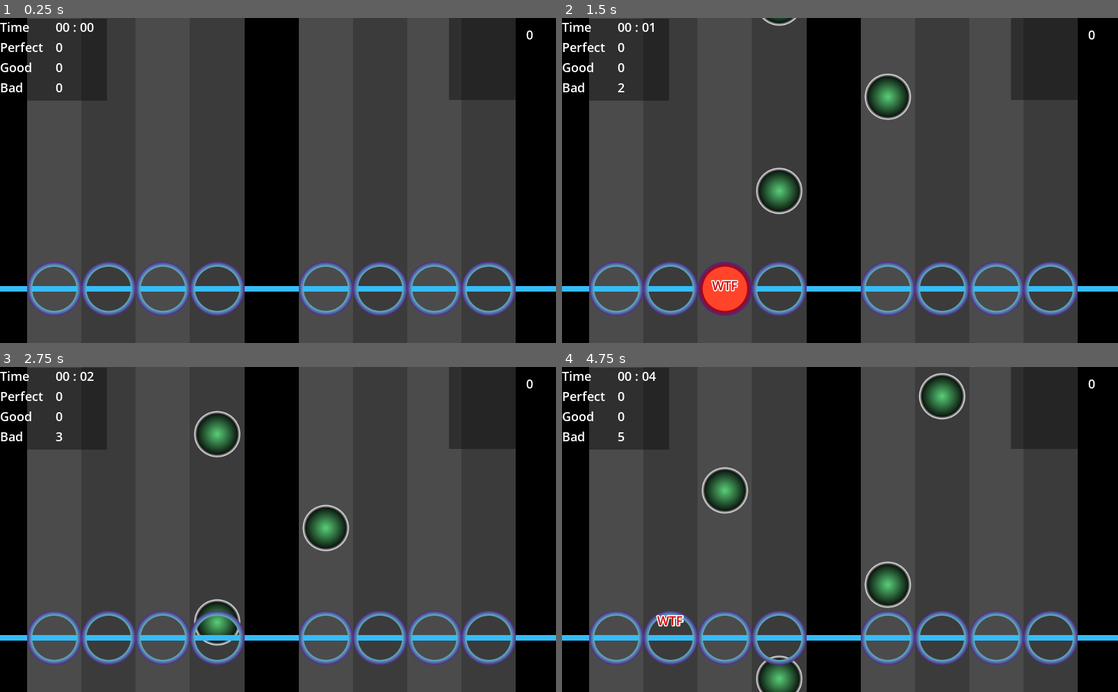
Above: before the commit, frames 1-4 (two rows, left to right).
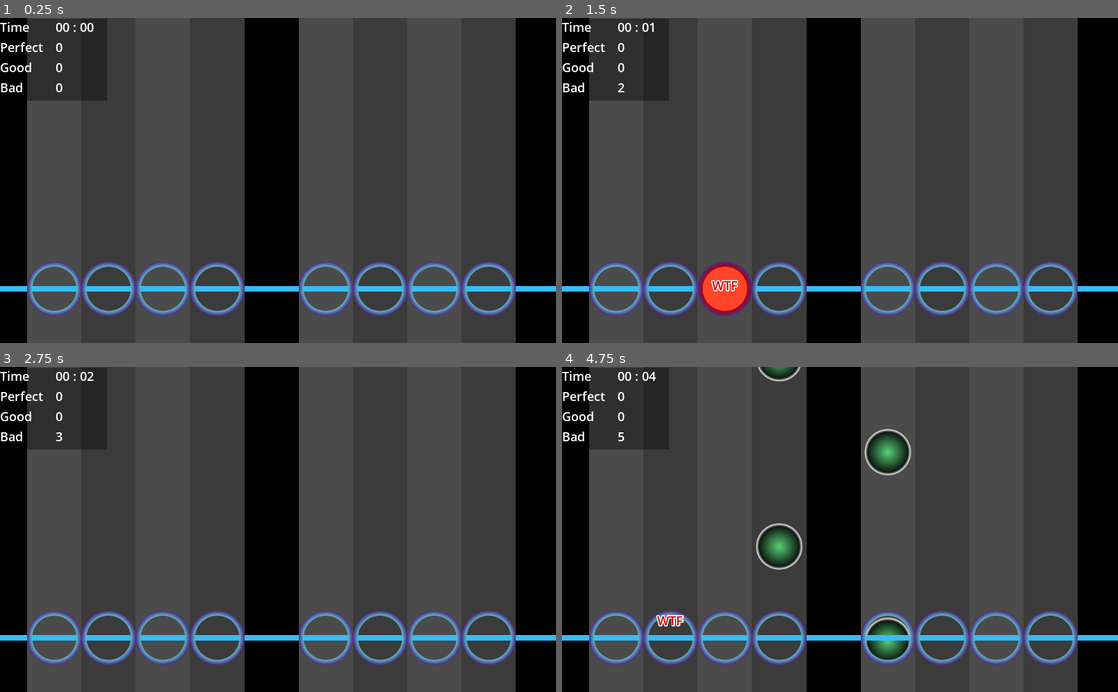
Above: after the commit, the same moments.

Repository: fractalbach/easy_rhythm
Game: Godot game, scene res://game.tscn
Same seed, same stepped clock (60 frames per second), same inputs: the game is played once before the commit and once after it. Video files are missing from this copy of the repository; at most half a second of black plays in their place.
Inputs (mouse positions are in pixels of both pictures, inside the frame that each line leads up to):
- Up to frame 1 (0.25 s): no input
- Up to frame 2 (1.5 s): tap Enter at 0.5 s; move the mouse to (962, 164) at 0.52 s; click (962, 164) at 0.67 s; move the mouse to (728, 196) at 1.27 s; click (728, 196) at 1.42 s
- Up to frame 3 (2.75 s): move the mouse to (333, 458) at 2.02 s; click (333, 458) at 2.17 s
- Up to frame 4 (4.75 s): move the mouse to (812, 594) at 2.77 s; click (812, 594) at 2.92 s; move the mouse to (1006, 578) at 3.52 s; click (1006, 578) at 3.67 s; move the mouse to (673, 480) at 4.27 s; click (673, 480) at 4.42 s

The runs differ from the first frame. In frame 1, 0.6% of the frame differs, in the area x 80-96%, y 0-26%; in frame 2, 2.5%; in frame 3, 3.0%; in frame 4, 6.6%, in the area x 25-96%, y 0-100%.

Commit message:
removed accidental debugging rectangle; and tweaked starting time

Diff:
--- a/src/Global.gd
+++ b/src/Global.gd
@@ -3,4 +3,4 @@
 const NOTE_SPEED: int = 400
 const NOTE_TIME_TO_TRACK: int = 3
 const NOTE_SPAWN_Y: int = 500 - NOTE_TIME_TO_TRACK * NOTE_SPEED
-const VIDEO_DELAY: int = NOTE_TIME_TO_TRACK * 1000 - 650
+const VIDEO_DELAY: int = NOTE_TIME_TO_TRACK * 1000 - 500
--- a/src/game.gd
+++ b/src/game.gd
@@ -30,7 +30,7 @@
 		piano_bar.add_child(node)
 	start_time = OS.get_ticks_msec()
 	time_delay = AudioServer.get_time_to_next_mix() + AudioServer.get_output_latency()
-	$VideoPlayer.play()
+#	$VideoPlayer.play()
 
 
 func determine_position(note_index:int) -> int:
@@ -45,13 +45,13 @@
 	var minutes:int = int(milliseconds / 60000)
 	counter_time.text = "%02d : %02d" % [minutes, seconds]
 
-	var note_time:float = (milliseconds + Global.VIDEO_DELAY) / 1000
+	var note_time:float = (milliseconds) / 1000
 	generate_bad_apple_note(note_time)
 
 	# if (not music_has_started) and ((milliseconds) >= 1500):
-#	if (not music_has_started) and ((OS.get_ticks_msec() - start_time) >= Global.VIDEO_DELAY):
-#		$VideoPlayer.play()
-#		music_has_started = true
+	if (not music_has_started) and ((OS.get_ticks_msec() - start_time) >= Global.VIDEO_DELAY):
+		$VideoPlayer.play()
+		music_has_started = true
 
 
 func generate_bad_apple_note(current_seconds:float) -> void:
--- a/src/game.tscn
+++ b/src/game.tscn
@@ -141,31 +141,6 @@
 "_edit_use_anchors_": false
 }
 
-[node name="ColorRect2" type="ColorRect" parent="Control"]
-anchor_top = 0.5
-anchor_bottom = 0.5
-margin_left = 826.508
-margin_top = 0.0952759
-margin_right = 1023.51
-margin_bottom = 151.095
-color = Color( 0, 0, 0, 0.372549 )
-__meta__ = {
-"_edit_use_anchors_": false
-}
-
-[node name="debug_note_time" type="Label" parent="Control"]
-anchor_left = 1.0
-anchor_right = 1.0
-margin_left = 873.063
-margin_top = 13.773
-margin_right = 981.063
-margin_bottom = 52.773
-text = "0"
-align = 2
-__meta__ = {
-"_edit_use_anchors_": false
-}
-
 [node name="Info" type="HBoxContainer" parent="Control"]
 margin_top = 1.0
 margin_right = 220.0
